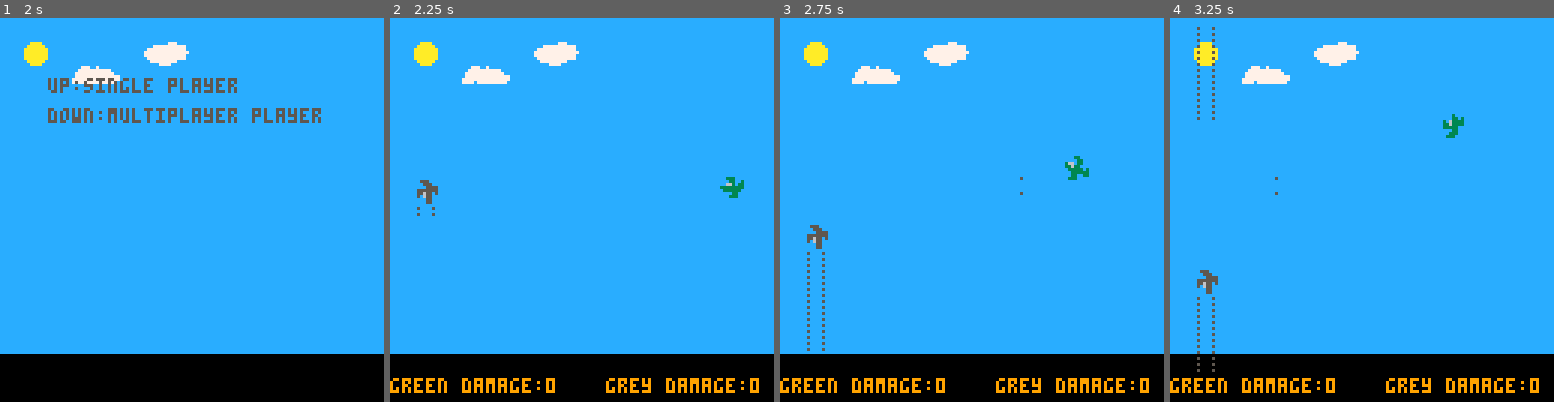
Above: before the commit, frames 1-4 (left to right).
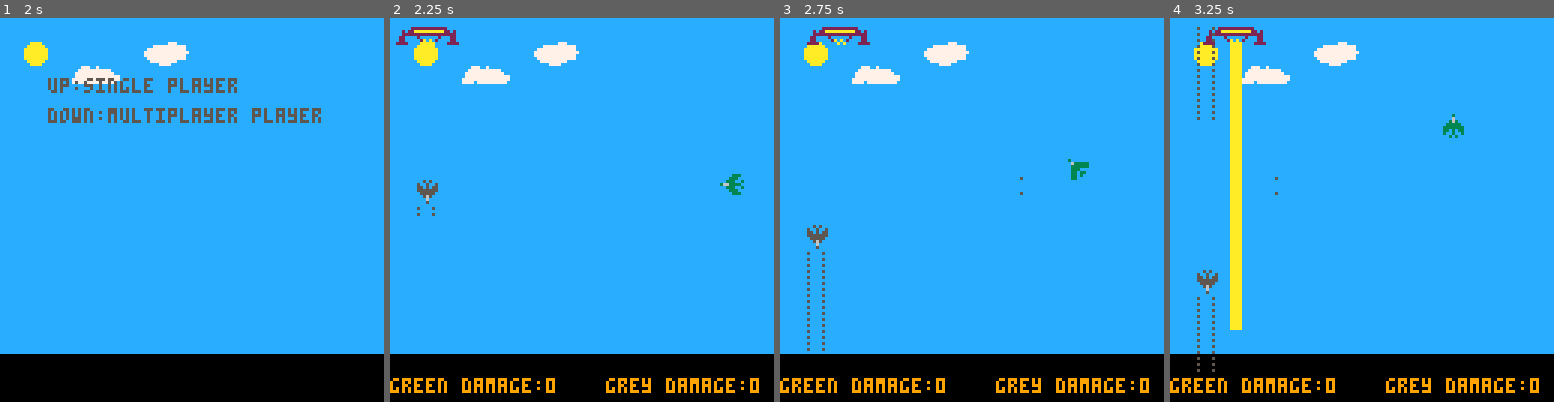
Above: after the commit, the same moments.

Repository: jerrybookbenson/pico8-games
Game: PICO-8 cartridge plane-battle.p8
Two runs of this game, one before a commit and one after it. Both use one fixed random seed, a clock stepped at 60 frames per second and the inputs below.
Inputs:
- Up to frame 1 (2 s): tap X (X key) at 0.33, 1.07, 1.85 s; tap O (Z key) at 0.7, 1.7 s; hold Right from 1.6 s (still down)
- Up to frame 2 (2.25 s): release Right at 2.1 s; tap O (Z key) at 2.1 s; hold Up from 2.15 s (still down)
- Up to frame 3 (2.75 s): release Up at 2.42 s; hold Right from 2.47 s (still down); tap O (Z key) at 2.5 s
- Up to frame 4 (3.25 s): tap O (Z key) at 2.9 s; tap X (X key) at 2.97 s; release Right at 3.03 s; hold Left from 3.08 s (still down)

Frame 1 is identical in both runs. In frame 2, 0.7% of the frame differs, in the area x 1-93%, y 2-49%; in frame 3, 0.7%; in frame 4, 3.0%, in the area x 7-77%, y 2-82%.

Commit message:
ufo done

Diff:
--- a/plane-battle.p8
+++ b/plane-battle.p8
@@ -11,12 +11,20 @@
 
 
 function setup()
+  actors = {} --all actors in world
+
   speed = .125
   other_speed = .0625
 
+  middle = 8
+  min_x = .5
+  max_x = 15.5
+ 	min_y = .5
+  max_y = 14
+
   pause = false
   is_crashing = false
-  war = "ww2"
+  war = "ww3"
   --player direction spr
   if (war == "ww1") then
     pl1_n = 163
@@ -70,7 +78,7 @@
     bullet_spr_horiz = 164
     bullet_spr_vert = 164
 
-    bomb_spr = 183
+    bomb_ww1_spr = 183
   elseif (war == "ww2") then
     pl1_n = 87
     pl1_ne = 74
@@ -131,6 +138,8 @@
     bullet_spr_vert = 86
 
     mortar_spr = 116
+
+    bomb_ww2_spr = 118
   elseif (war == "ww3") then
     pl1_n = 227
     pl1_ne = 243
@@ -174,6 +183,13 @@
     bullet_spr_horiz = 216
     bullet_spr_vert = 200
 
+    ufo_spr = 205
+    ufo_speed = other_speed
+    make_actor(min_x, min_y + .3,ufo_spr, "e")
+    make_actor(min_x + 1,min_y + .3,ufo_spr + 1, "e")
+    make_actor(min_x + 2,min_y + .3,ufo_spr + 2, "e")
+    laser_counter = max_y
+    laser_spr = 251
   end
 
   pl1_rubble_spr1 = 0
@@ -194,14 +206,9 @@
   explosion_ne_spr = 69
   explosion_se_spr = 85
 
-	actors = {} --all actors in world
-  game_over = false
+	game_over = false
   game_over_damage = 5
-  middle = 8
-  min_x = .5
-  max_x = 15.5
- 	min_y = .5
-  max_y = 14
+
 
 	pl1_direction = "left"
 	pl2_direction = "left"
@@ -229,8 +236,8 @@
   --only for singleplayer
   is_turning = false
 
-   turn_max = 0
-   turn_counter = 0
+  turn_max = 0
+  turn_counter = 0
 end
 
 
@@ -258,9 +265,9 @@
     --switch back to normal any players that were hit in last loop and show hit sprite
     switch_back(pl1)
     switch_back(pl2)
-    for actor in all(actors) do
-      check_boundaries(actor)
-    end
+
+    check_boundaries(actor)
+
     pl1_speed = control_players (pl1, pl1_flame_spr, pl1_n, pl1_s, pl1_w, pl1_e, pl1_nw, pl1_sw, pl1_se, pl1_ne,0, pl1_turn_count)
     if (is_singleplayer == false) then
       pl2_speed = control_players (pl2, pl2_flame_spr, pl2_n, pl2_s, pl2_w, pl2_e, pl2_nw, pl2_sw, pl2_se, pl2_ne,1, pl2_turn_count)
@@ -272,13 +279,15 @@
     move_player (pl2, pl2_flame, pl2_flame_spr,pl2_speed)
     move_bullets ()
     if(war == "ww1") then
-      move_zepplins()
       move_balloons()
-      move_bombs()
+      move_bombs(bomb_ww1_spr)
 
     elseif (war == "ww2") then
       move_mortars()
       move_bombers()
+      move_bombs(bomb_ww2_spr)
+    else
+      move_ufo()
     end
     check_collision(pl1, pl1_flame_spr)
     check_collision(pl2, pl2_flame_spr)
@@ -287,30 +296,40 @@
 end
 
 function check_boundaries (actor)
-
-  if (actor.y < min_y - .5 and (actor.direction == "nw" or actor.direction == "n" or actor.direction == "ne")) then
-    actor.y =  actor.y + max_y + .5
-  elseif (actor.y > max_y + .5 and (actor.direction == "sw" or actor.direction == "s" or actor.direction == "se")) then
-    actor.y =  actor.y  - max_y - .5
-  elseif (actor.x > max_x + .5 and (actor.direction == "se" or actor.direction == "e" or actor.direction == "ne")) then
-    actor.x =  actor.x - max_x - .5
-  elseif (actor.x < min_x - .5 and (actor.direction == "sw" or actor.direction == "w" or actor.direction == "nw")) then
-    actor.x =  actor.x + max_x + .5
+  for actor in all(actors) do
+    if (actor.y < min_y - .5 and (actor.direction == "nw" or actor.direction == "n" or actor.direction == "ne")) then
+      actor.y =  actor.y + max_y + .5
+    elseif (actor.y > max_y + .5 and (actor.direction == "sw" or actor.direction == "s" or actor.direction == "se")) then
+      actor.y =  actor.y  - max_y - .5
+    elseif (actor.x > max_x + .5 and (actor.direction == "se" or actor.direction == "e" or actor.direction == "ne")) then
+      actor.x =  actor.x - max_x - .5
+    elseif (actor.x < min_x - .5 and (actor.direction == "sw" or actor.direction == "w" or actor.direction == "nw")) then
+      actor.x =  actor.x + max_x + .5
+    end
   end
 end
 
 function check_collision(pl, flame_spr, flame)
   for actor in all(actors) do
-		if (actor.spr == bullet_spr_horiz or actor.spr == bullet_spr_vert or actor.spr == mortar_spr or actor.spr == explosion_spr or is_exploding_spr(actor.spr) or actor.spr == bomb_spr) then
+		if (actor.spr == laser_spr or actor.spr == bullet_spr_horiz or actor.spr == bullet_spr_vert or actor.spr == mortar_spr or actor.spr == explosion_spr or is_exploding_spr(actor.spr) or actor.spr == bomb_ww1_spr or actor.spr == bomb_ww2_spr) then
       if (actor.x >  pl.x -.7
         and actor.x < pl.x +.7
         and actor.y > pl.y - .7
         and actor.y <  pl.y +.7) then
-        del (actors, actor)
+        if (actor.spr == laser_spr) then
+          laser_counter = max_y
+          for actor in all(actors) do
+            if (actor.spr == laser_spr) then
+              del(actors, actor)
+            end
+          end
+        else
+          del (actors, actor)
+        end
         if (not is_crashing) then
           pl.damage = pl.damage + 1
           switch(pl)
-          if (pl.damage == game_over_damage or actor.spr == explosion_spr or is_exploding_spr(actor.spr)) then
+          if (pl.damage == game_over_damage or actor.spr == laser_spr or actor.spr == explosion_spr or is_exploding_spr(actor.spr)) then
             pl.damage = game_over_damage
             is_crashing = true;
             pl.spr = flame_spr
@@ -542,23 +550,6 @@
   return (actor_spr == explosion_ne_spr or actor_spr == explosion_nw_spr or actor_spr == explosion_se_spr or actor_spr == explosion_sw_spr)
 end
 
-function move_zepplins()
-  if(flr(rnd(300)) == 1) then
-    make_actor(min_x - 2,min_y + .3, zepplin_left_spr)
-    make_actor(min_x - 1,min_y + .3, zepplin_middle_spr)
-    make_actor(min_x,min_y + .3, zepplin_right_spr)
-  end
-
-  for actor in all(actors) do
-    if (actor.spr == zepplin_left_spr or actor.spr == zepplin_middle_spr or actor.spr == zepplin_right_spr) then
-      actor.x = actor.x + other_speed
-
-      if(actor.x >= max_x + 1) then
-        del(actors,actor)
-      end
-    end
-  end
-end
 
 function move_balloons()
   if(flr(rnd(300)) == 1) then
@@ -568,20 +559,31 @@
     make_actor(max_x, min_y + 1.3, balloon_sw_spr)
   end
 
+  if(flr(rnd(300)) == 1) then
+    make_actor(min_x - 2,min_y + .3, zepplin_left_spr)
+    make_actor(min_x - 1,min_y + .3, zepplin_middle_spr)
+    make_actor(min_x,min_y + .3, zepplin_right_spr)
+  end
+
   for actor in all(actors) do
     if (actor.spr == balloon_nw_spr or actor.spr == balloon_ne_spr or actor.spr == balloon_sw_spr or actor.spr == balloon_se_spr) then
       actor.x = actor.x - other_speed
-
       if(actor.x <= min_x - 1) then
         del(actors,actor)
       end
     end
-  end
-end
-
-function move_bombs()
+    if (actor.spr == zepplin_left_spr or actor.spr == zepplin_middle_spr or actor.spr == zepplin_right_spr) then
+      actor.x = actor.x + other_speed
+      if(actor.x >= max_x + 1) then
+        del(actors,actor)
+      end
+    end
+  end
+end
+
+function move_bombs(bomb_spr)
   for actor in all(actors) do
-    if (actor.spr == zepplin_middle_spr or actor.spr == balloon_sw_spr) then
+    if (actor.spr == zepplin_middle_spr or actor.spr == balloon_sw_spr or actor.spr == allied_bomber_se or actor.spr == german_bomber_sw) then
       if(flr(rnd(100)) == 1) then
         make_actor(actor.x,actor.y,bomb_spr,"s",  nil, nil, rnd(max_y - 4)+ 4)
       end
@@ -621,6 +623,44 @@
     end
   end
 end
+
+function move_ufo()
+  local switch_direction = false
+  if (flr(rnd(100)) == 1) then
+    switch_direction = true
+  end
+  if (laser_counter == max_y and flr(rnd(30)) == 1) then
+    laser_counter = 1
+  end
+  for actor in all(actors) do
+    if (actor.spr == ufo_spr or actor.spr == ufo_spr + 1 or actor.spr == ufo_spr + 2) then
+      if (actor.spr == ufo_spr + 1 and laser_counter < max_y) then
+        make_actor(actor.x,min_y + laser_counter,laser_spr)
+      elseif (laser_counter == max_y) then
+        if (switch_direction) then
+          if (actor.direction == "e") then
+            actor.direction = "w"
+          else
+            actor.direction = "e"
+          end
+        end
+        if (actor.direction == "e") then
+          actor.x = actor.x + ufo_speed
+        else
+          actor.x = actor.x - ufo_speed
+        end
+      end
+    end
+    if (actor.spr == laser_spr and laser_counter == max_y) then
+      del(actors, actor)
+    end
+  end
+  if (laser_counter < max_y) then
+    laser_counter = laser_counter + 1
+  end
+end
+
+
 
 function move_mortars()
   if (flr(rnd(100)) == 1) then
Not shown, changed: 38 lines of the sprite sheet (__gfx__) section of plane-battle.p8
